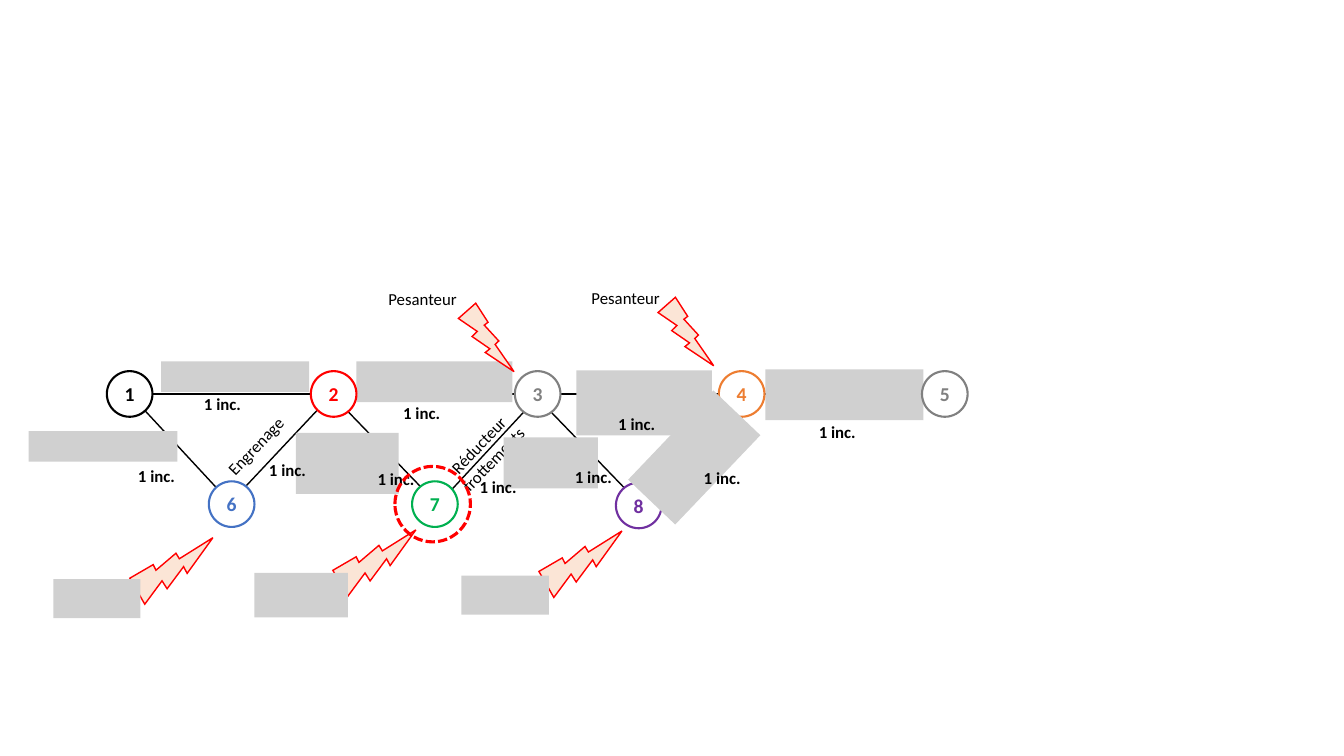
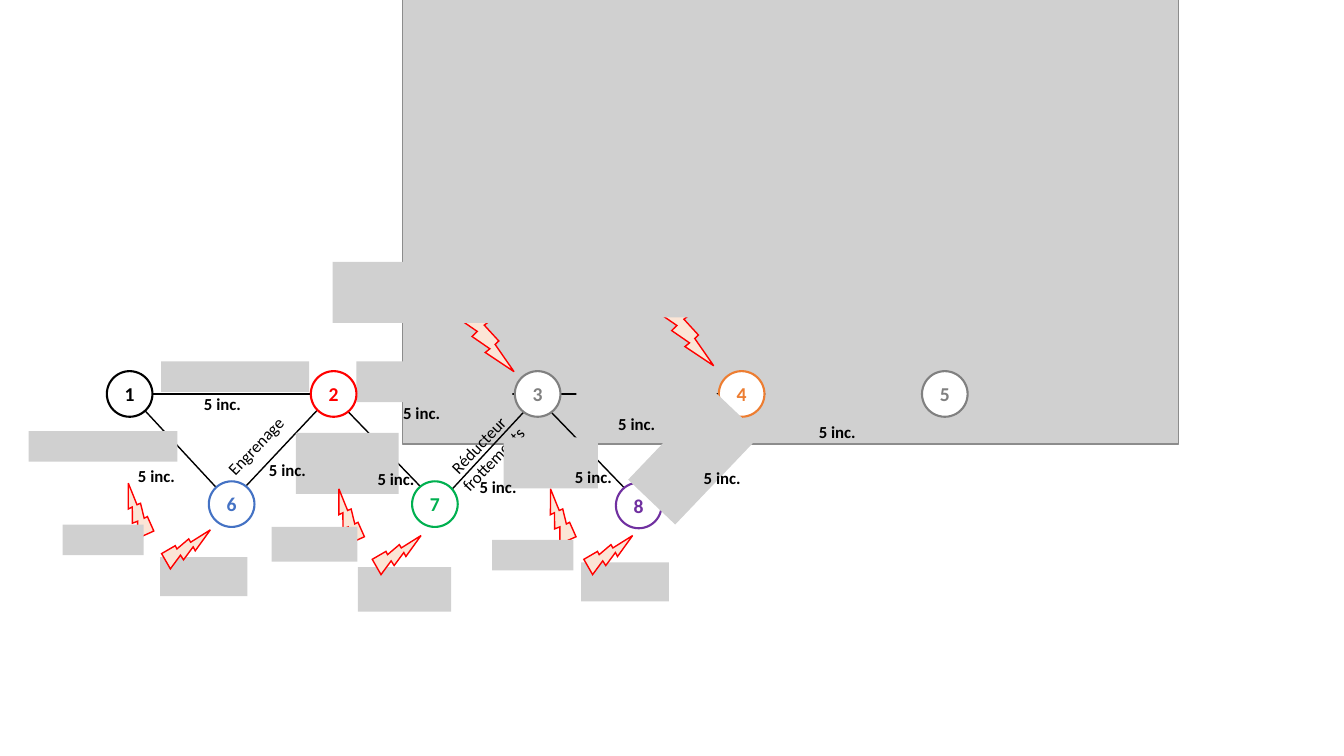
Before and after one commit to xpessoles/TP_Documents_PSI, a slide deck: slide 6 of Centrale_2019/images/Figures.pptx. Drawn at 1344x756 pixels with LibreOffice and Linux fonts; fonts in the diff are those of the drawing; grey boxes stand for pictures. Boxes give left, top, right and bottom in pixels: in the first picture for what was removed or moved away, otherwise in the second. Text is boxed around its words. In the diff, an @@ line names an element or a change of style, - is before the commit and + after.

```diff
--- a/Centrale_2019/images/Figures.pptx
+++ b/Centrale_2019/images/Figures.pptx
@@ picture added at bbox=[402, 0, 1179, 445] @@
@@ picture added at bbox=[333, 262, 519, 323] @@
@@ picture added at bbox=[630, 256, 821, 318] @@
@@ group removed at bbox=[53, 293, 659, 619]: 3 pictures, 2 texts @@
-Pesanteur
-Pesanteur
@@ text at bbox=[204, 398, 241, 410]: text changed @@
-1 inc.
+5 inc.
@@ text at bbox=[403, 407, 440, 419]: text changed @@
-1 inc.
+5 inc.
@@ text at bbox=[618, 418, 656, 430]: text changed @@
-1 inc.
+5 inc.
@@ text at bbox=[819, 426, 856, 438]: text changed @@
-1 inc.
+5 inc.
@@ text at bbox=[138, 470, 175, 482]: text changed @@
-1 inc.
+5 inc.
@@ text at bbox=[269, 462, 306, 480]: text changed @@
-1 inc.
+5 inc.
@@ text at bbox=[378, 472, 415, 490]: text changed @@
-1 inc.
+5 inc.
@@ ellipse removed at bbox=[395, 467, 471, 542] @@
@@ text at bbox=[575, 470, 612, 488]: text changed @@
-1 inc.
+5 inc.
@@ text at bbox=[704, 471, 741, 489]: text changed @@
-1 inc.
+5 inc.
@@ lightning bolt added at bbox=[105, 483, 168, 543], fill #FBE5D6, outline #FF0000 1 pt @@
@@ lightning bolt added at bbox=[316, 489, 378, 549], fill #FBE5D6, outline #FF0000 1 pt @@
@@ text at bbox=[480, 480, 517, 493]: text changed @@
-1 inc.
+5 inc.
@@ lightning bolt at bbox=[528, 489, 590, 549]: mirrored; rotation 270 to 125 degrees @@
@@ picture added at bbox=[63, 524, 143, 555] @@
@@ lightning bolt: place and size @@
-lightning bolt at bbox=[130, 537, 213, 604]
+lightning bolt at bbox=[162, 530, 210, 569]
@@ picture added at bbox=[272, 527, 358, 562] @@
@@ lightning bolt: place and size @@
-lightning bolt at bbox=[333, 529, 415, 596]
+lightning bolt at bbox=[373, 535, 421, 574]
@@ lightning bolt added at bbox=[584, 535, 633, 574], fill #FBE5D6, outline #FF0000 1 pt @@
@@ picture added at bbox=[160, 558, 247, 597] @@
@@ picture added at bbox=[358, 568, 452, 612] @@
@@ picture added at bbox=[492, 540, 574, 571] @@
@@ picture added at bbox=[582, 563, 669, 602] @@
```
Also in this commit, not shown: 2 slides added, 1 slide removed, 5 other files.
